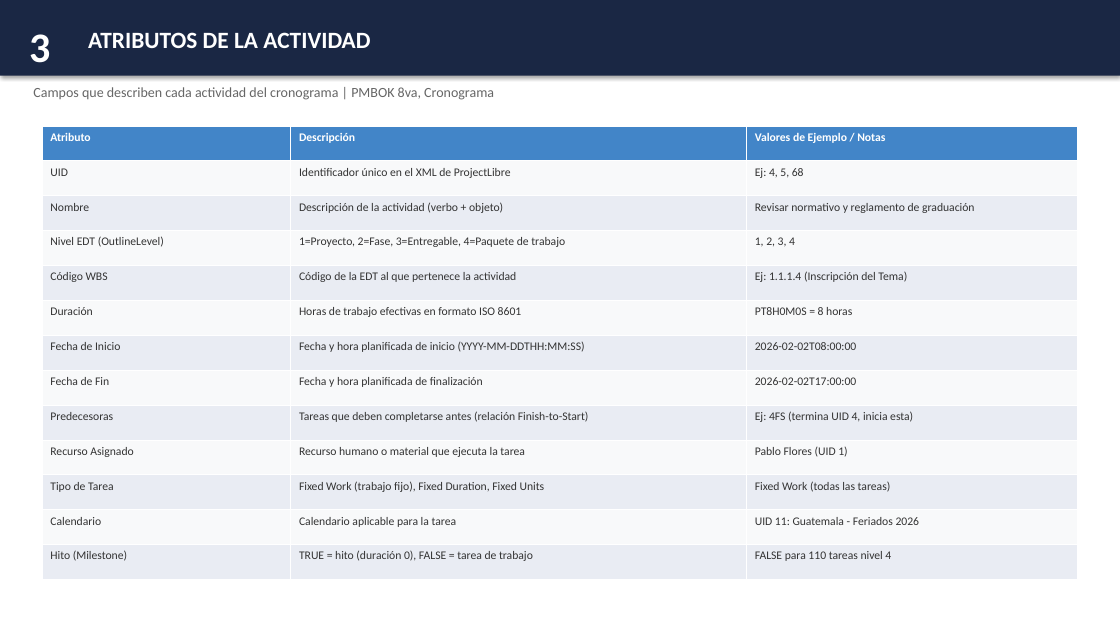
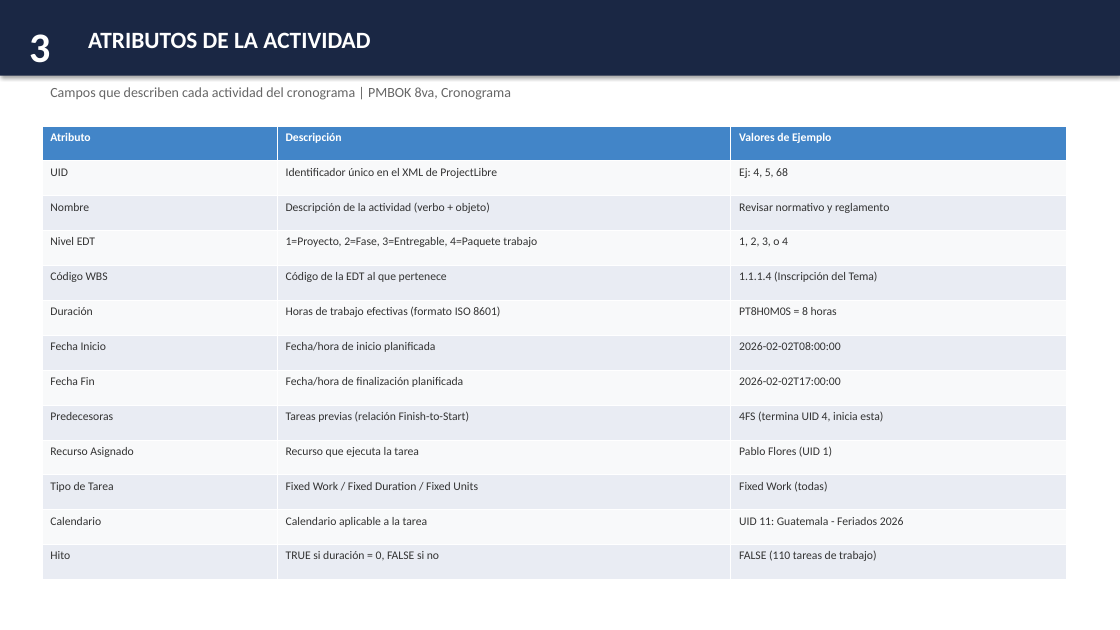
Before and after one commit to pabloflores465/edt-tesis-project, a slide deck: slide 32 of revision/entregables_finales/LoRA_Plan_Direccion_Proyecto_Completo.pptx (slide 31 before the commit). Drawn at 1120x630 pixels with LibreOffice and Linux fonts; fonts in the diff are those of the drawing. Boxes give left, top, right and bottom in pixels: in the first picture for what was removed or moved away, otherwise in the second. Text is boxed around its words. In the diff, an @@ line names an element or a change of style, - is before the commit and + after.

Commit message:
fix: presentación completa — correcciones de formato
- Tablas centradas con márgenes uniformes (20 tablas)
- IDs eliminados de d4, d6, d13, d52, d54
- Subtítulos de dominio ajustados (sin overflow) d2,d5,d10,d23,d35,d43,d50
- EDT: removido resumen, agregada numeración de fases
- Cronograma: removido resumen d26
- Calendario: reconstruido con texto ajustado d28
- Lista de actividades: 110 tareas en 3 slides (37+37+36)
- Cards expandidas: d36, d37, d42, d49, d53
- Lecciones aprendidas: removida sección Proceso d54
- Lista de Hitos recuperada d34
- Diagramas de Red movido a d55

```diff
--- a/revision/entregables_finales/LoRA_Plan_Direccion_Proyecto_Completo.pptx
+++ b/revision/entregables_finales/LoRA_Plan_Direccion_Proyecto_Completo.pptx
@@ text "Campos que describen cada actividad ...": place and size @@
-text "Campos que describen cada actividad ..." at [33,87,494,100]
+text "Campos que describen cada actividad ..." at [50,87,511,100]
@@ table at [42,126,1067,580] @@
-row 1, column 3: Valores de Ejemplo / Notas
+row 1, column 3: Valores de Ejemplo
-row 3, column 3: Revisar normativo y reglamento de graduación
+row 3, column 3: Revisar normativo y reglamento
-row 4: Nivel EDT (OutlineLevel) | 1=Proyecto, 2=Fase, 3=Entregable, 4=Paquete de trabajo | 1, 2, 3, 4
+row 4: Nivel EDT | 1=Proyecto, 2=Fase, 3=Entregable, 4=Paquete trabajo | 1, 2, 3, o 4
-row 5, column 2: Código de la EDT al que pertenece la actividad
+row 5, column 2: Código de la EDT al que pertenece
-row 5, column 3: Ej: 1.1.1.4 (Inscripción del Tema)
+row 5, column 3: 1.1.1.4 (Inscripción del Tema)
-row 6, column 2: Horas de trabajo efectivas en formato ISO 8601
+row 6, column 2: Horas de trabajo efectivas (formato ISO 8601)
-row 7, column 1: Fecha de Inicio
+row 7, column 1: Fecha Inicio
-row 7, column 2: Fecha y hora planificada de inicio (YYYY-MM-DDTHH:MM:SS)
+row 7, column 2: Fecha/hora de inicio planificada
-row 8, column 1: Fecha de Fin
+row 8, column 1: Fecha Fin
-row 8, column 2: Fecha y hora planificada de finalización
+row 8, column 2: Fecha/hora de finalización planificada
-row 9, column 2: Tareas que deben completarse antes (relación Finish-to-Start)
+row 9, column 2: Tareas previas (relación Finish-to-Start)
-row 9, column 3: Ej: 4FS (termina UID 4, inicia esta)
+row 9, column 3: 4FS (termina UID 4, inicia esta)
-row 10, column 2: Recurso humano o material que ejecuta la tarea
+row 10, column 2: Recurso que ejecuta la tarea
-row 11, column 2: Fixed Work (trabajo fijo), Fixed Duration, Fixed Units
+row 11, column 2: Fixed Work / Fixed Duration / Fixed Units
-row 11, column 3: Fixed Work (todas las tareas)
+row 11, column 3: Fixed Work (todas)
-row 12, column 2: Calendario aplicable para la tarea
+row 12, column 2: Calendario aplicable a la tarea
-row 13: Hito (Milestone) | TRUE = hito (duración 0), FALSE = tarea de trabajo | FALSE para 110 tareas nivel 4
+row 13: Hito | TRUE si duración = 0, FALSE si no | FALSE (110 tareas de trabajo)
@@ table: place and size @@
-table at [42,126,1079,580]
+table at [42,126,1067,580]
```
Also in this commit, not shown: 24 other slides changed, 2 slides added, 2 slides removed, 1 other file.
